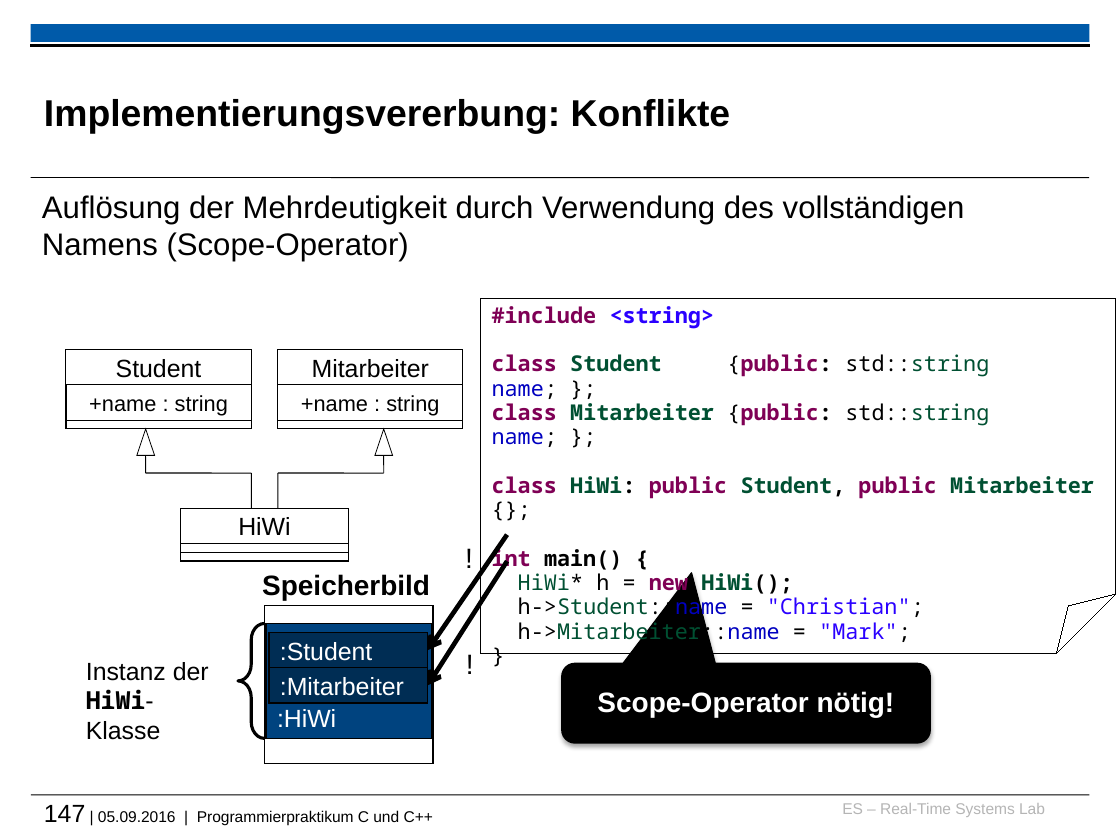
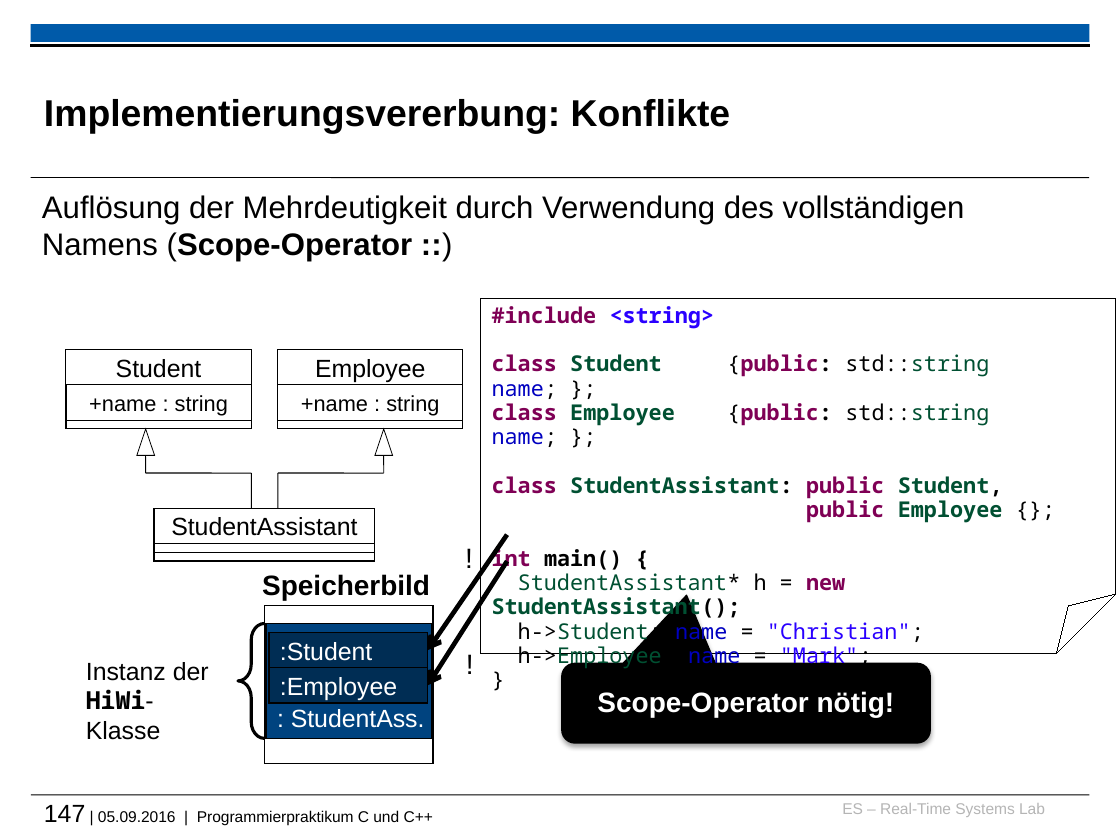
Before and after one commit to h82k/tud-cppp, a slide deck: slide 147 of cppp_lecture.pptx. Drawn at 1120x840 pixels with LibreOffice and Linux fonts; fonts in the diff are those of the drawing; background and template pictures are left out. Boxes give left, top, right and bottom in pixels: in the first picture for what was removed or moved away, otherwise in the second. Text is boxed around its words. In the diff, an @@ line names an element or a change of style, - is before the commit and + after.

```diff
--- a/cppp_lecture.pptx
+++ b/cppp_lecture.pptx
@@ text at (x1=42, y1=195, x2=965, y2=262): text changed @@
-Auflösung der Mehrdeutigkeit durch Verwendung des vollständigen Namens (Scope-Operator)
+Auflösung der Mehrdeutigkeit durch Verwendung des vollständigen Namens (Scope-Operator ::)
@@ text in rectangle at (x1=315, y1=359, x2=425, y2=382): text changed @@
-Mitarbeiter
+Employee
@@ text in folded corner at (x1=492, y1=476, x2=1003, y2=523): text changed @@
-class Mitarbeiter {public: std::string name; };
-class HiWi: public Student, public Mitarbeiter {};
+class Employee {public: std::string name; };
+class StudentAssistant: public Student,
+public Employee {};
@@ rectangle "StudentAssistant" resized from (x1=180, y1=508, x2=348, y2=544) to (x1=155, y1=508, x2=375, y2=544) @@
@@ text in rectangle at (x1=171, y1=517, x2=357, y2=536): text changed @@
-HiWi
+StudentAssistant
@@ rectangle resized from (x1=180, y1=543, x2=348, y2=552) to (x1=155, y1=543, x2=375, y2=552) @@
@@ rectangle resized from (x1=180, y1=552, x2=348, y2=561) to (x1=155, y1=552, x2=375, y2=561) @@
@@ text in folded corner at (x1=492, y1=573, x2=845, y2=620): text changed @@
-HiWi* h = new HiWi();
+StudentAssistant* h = new StudentAssistant();
@@ text in folded corner at (x1=518, y1=643, x2=872, y2=669): text changed @@
-h->Mitarbeiter::name = "Mark";
+h->Employee::name = "Mark";
@@ text in rectangle at (x1=280, y1=677, x2=397, y2=700): text changed @@
-:Mitarbeiter
+:Employee
@@ rounded speech box "Scope-Operator nötig!" at (x1=562, y1=663, x2=931, y2=743): proportions changed @@
@@ text in rectangle at (x1=291, y1=709, x2=425, y2=728): text changed @@
-:HiWi
+: StudentAss.
```
Also in this commit, not shown: 19 other slides changed, 2 other files.
